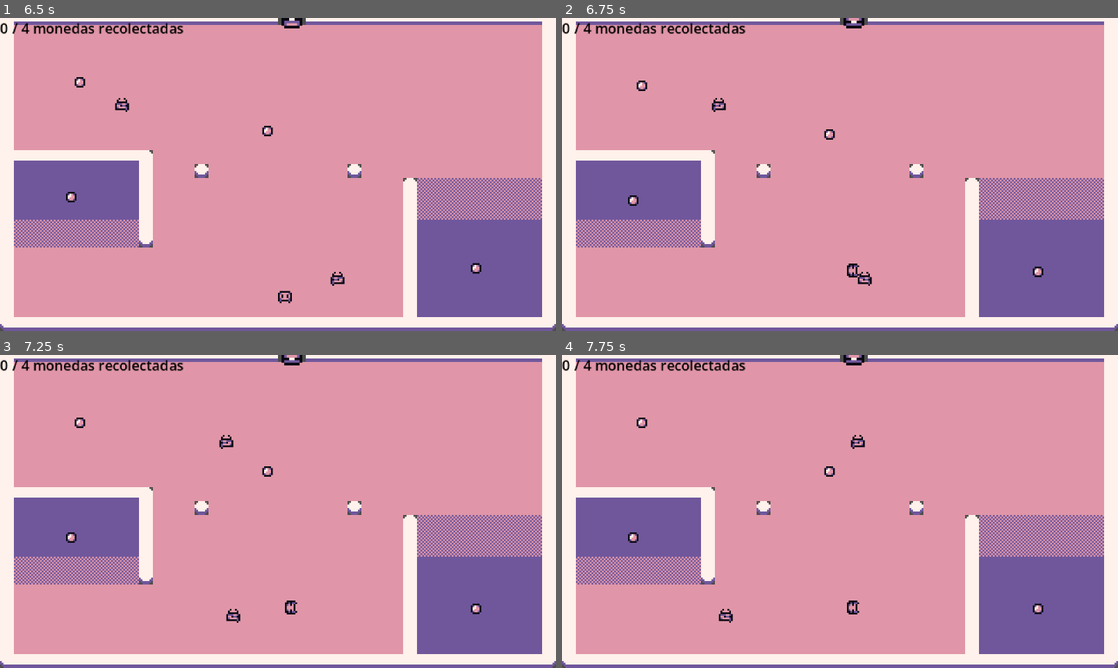
Above: before the commit, frames 1-4 (two rows, left to right).
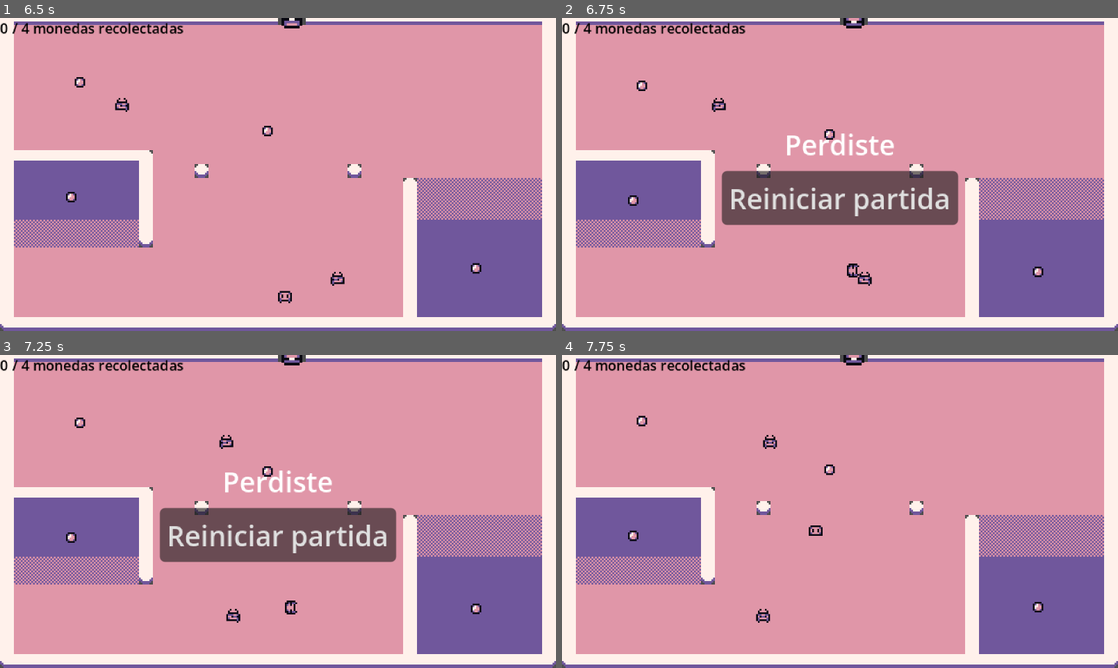
Above: after the commit, the same moments.

Repository: xFerchoVJ/coin-collector-godot
Game: Godot game, scene res://scenes/level.tscn
The game is run twice, just before and just after one commit, with the same random seed, the same clock (stepped at 60 frames per second) and the same inputs.
Inputs (mouse positions are in pixels of both pictures, inside the frame that each line leads up to):
- Up to frame 1 (6.5 s): hold D (move_right) 0.53-1.28 s; hold S (move_down) 1.28-2.03 s; hold D (move_right) 2.03-2.78 s; hold W (move_up) 2.78-3.53 s; hold A (move_left) 3.53-5.03 s; hold S (move_down) 5.03-5.78 s; hold D (move_right) from 5.78 s (still down)
- Up to frame 2 (6.75 s): release D (move_right) at 6.53 s; hold W (move_up) from 6.53 s (still down)
- Up to frame 3 (7.25 s): keep holding W (move_up)
- Up to frame 4 (7.75 s): release W (move_up) at 7.25 s; click (840, 536) at 7.25 s, where only the run after the commit has a clickable "Reiniciar partida"

Frame 1 is identical in both runs. In frame 2, 7.9% of the frame differs, in the area x 28-72%, y 36-67%; in frame 3, 7.9%; in frame 4, 0.6%.

Commit message:
T16: end screen with restart button
Co-Authored-By: Claude Sonnet 5.5 <noreply@anthropic.com>

Diff:
--- /dev/null
+++ b/scenes/end_screen.tscn
@@ -0,0 +1,26 @@
+[gd_scene format=3 uid="uid://cavctafxksv0q"]
+
+[ext_resource type="Script" uid="uid://vrouy0vqhcsk" path="res://scripts/end_screen.gd" id="1_kq7ac"]
+
+[node name="EndScreen" type="CanvasLayer" unique_id=723948261]
+script = ExtResource("1_kq7ac")
+
+[node name="CenterContainer" type="CenterContainer" parent="." unique_id=87686218]
+anchors_preset = 15
+anchor_right = 1.0
+anchor_bottom = 1.0
+grow_horizontal = 2
+grow_vertical = 2
+
+[node name="VBoxContainer" type="VBoxContainer" parent="CenterContainer" unique_id=944330619]
+layout_mode = 2
+
+[node name="Label" type="Label" parent="CenterContainer/VBoxContainer" unique_id=479013539]
+layout_mode = 2
+horizontal_alignment = 1
+
+[node name="Button" type="Button" parent="CenterContainer/VBoxContainer" unique_id=364995787]
+layout_mode = 2
+text = "Reiniciar partida"
+
+[connection signal="pressed" from="CenterContainer/VBoxContainer/Button" to="." method="_on_button_pressed"]
--- a/scenes/level.tscn
+++ b/scenes/level.tscn
@@ -7,6 +7,7 @@
 [ext_resource type="PackedScene" uid="uid://df45nl21mi3br" path="res://scenes/hud.tscn" id="4_mx8sn"]
 [ext_resource type="PackedScene" uid="uid://dtjbvg85t0mgv" path="res://scenes/enemy.tscn" id="6_2r41h"]
 [ext_resource type="PackedScene" uid="uid://d0jkpcvc3ouqb" path="res://scenes/exit.tscn" id="7_klq6b"]
+[ext_resource type="PackedScene" uid="uid://cavctafxksv0q" path="res://scenes/end_screen.tscn" id="8_b121j"]
 
 [sub_resource type="TileSetAtlasSource" id="TileSetAtlasSource_w7c3h"]
 texture = ExtResource("1_2q6dc")
@@ -95,3 +96,5 @@
 [node name="Exit" parent="." unique_id=245455421 instance=ExtResource("7_klq6b")]
 position = Vector2(168, 4)
 scale = Vector2(1.5, 1.5)
+
+[node name="EndScreen" parent="." unique_id=723948261 instance=ExtResource("8_b121j")]
--- /dev/null
+++ b/scripts/end_screen.gd
@@ -0,0 +1,14 @@
+extends CanvasLayer
+
+signal button_pressed
+@onready var label: Label = $CenterContainer/VBoxContainer/Label
+
+func _ready() -> void:
+	visible = false
+
+func update_label(msg: String) -> void:
+	label.text = msg
+	visible = true
+
+func _on_button_pressed() -> void:
+	button_pressed.emit()
--- a/scripts/level.gd
+++ b/scripts/level.gd
@@ -2,10 +2,12 @@
 
 var collected_coins: int = 0
 var total_coins: int = 0
+var player_win: bool = false
 
 @onready var hud: CanvasLayer = $HUD
 @onready var player: CharacterBody2D = $Player
 @onready var exit: Area2D = $Exit
+@onready var end_screen: CanvasLayer = $EndScreen
 
 func _ready() -> void:
 	# Obtener las monedas de la escena Level
@@ -20,11 +22,12 @@
 		enemy.player_touched.connect(_on_kill_player)
 
 	exit.player_entered.connect(_on_player_entered_exit)
+	end_screen.button_pressed.connect(_on_player_pressed_button)
+
 	# Obtener el total de coins en la escena en número
 	total_coins = coins_in_scene.size()
 	#Actualizar el HUD
 	hud.update_counter(0, total_coins)
-
 
 func _on_coin_collected() -> void:
 	# Cuando se agarra una coin se suma 1 al la variable y actualizamos el hud
@@ -34,14 +37,21 @@
 		exit.open()
 
 
-
 func _on_kill_player() -> void:
 	if not player.is_alive:
 		return
+
+	if player_win:
+		return
+
 	player.die()
-	print("Juego terminado")
+	end_screen.update_label("Perdiste")
 
 func _on_player_entered_exit() -> void:
 	if not player.is_alive:
 		return
-	print("Nivel completado")
+	player_win = true
+	end_screen.update_label("Ganaste!")
+
+func _on_player_pressed_button() -> void:
+	get_tree().reload_current_scene()
Not shown, added: scripts/end_screen.gd.uid
Not shown, changed: docs/LEARNING_PROGRESS.md
